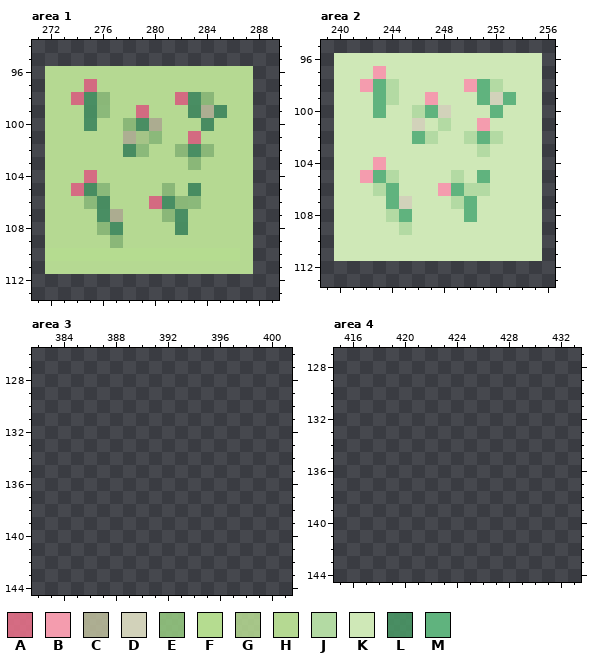
Two states of a pixel-art file, assets/cirno-(unfinished).aseprite. That is the earlier state.
512x512 pixels, 1 frame. Colours within 5 levels of each other are drawn and written as one. Shown: area 1: x 271..289, y 94..113; area 2: x 239..256, y 95..113; area 3: x 382..401, y 126..144; area 4: x 415..433, y 127..144. The commit also changed other parts of the picture, which this record leaves out.
Palette (. is transparent): A #ef738cd8  B #f49cae  C #c0c09ed8  D #d2d2ba  E #98cd82d8  F #b5dc90  G #b8dd94d8  H #b8dd94f9  J #b3daa3  K #cfe8b7  L #4a9b67d8  M #60b37e
Pixels before, area 1, first column x 272:
 96 HHHHHHHHHHHHHHHH
 97 HHHAHHHHHHHHHHHH
 98 HHALEHHHHHALEHHH
 99 HHHLEHHAHHHLCLHH
100 HHHLHHELCHHHLHHH
101 HHHHHHCGEHHAHHHH
102 HHHHHHLEHHELEHHH
103 HHHHHHHHHHHEHHHH
104 HHHAHHHHHHHHHHHH
105 HHALEHHHHEHLHHHH
106 HHHELHHHALEEHHHH
107 HHHHLCHHHELHHHHH
108 HHHHELHHHHLHHHHH
109 HHHHHEHHHHHHHHHH
110 FFFFFFFFFFFFFFFH
111 HHHHHHHHHHHHHHHH
Pixels before, area 2, first column x 240:
 96 KKKKKKKKKKKKKKKK
 97 KKKBKKKKKKKKKKKK
 98 KKBMJKKKKKBMJKKK
 99 KKKMJKKBKKKMDMKK
100 KKKMKKJMDKKKMKKK
101 KKKKKKDKJKKBKKKK
102 KKKKKKMJKKJMJKKK
103 KKKKKKKKKKKJKKKK
104 KKKBKKKKKKKKKKKK
105 KKBMJKKKKJKMKKKK
106 KKKJMKKKBMJJKKKK
107 KKKKMDKKKJMKKKKK
108 KKKKJMKKKKMKKKKK
109 KKKKKJKKKKKKKKKK
110 KKKKKKKKKKKKKKKK
111 KKKKKKKKKKKKKKKK
After the commit:
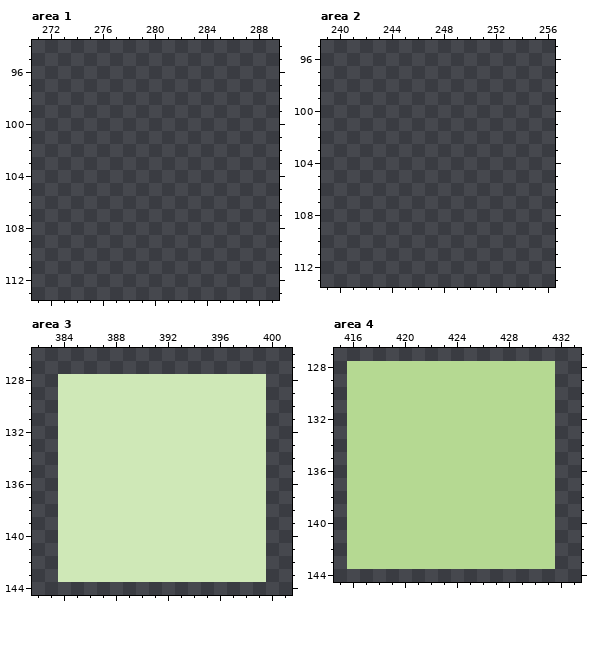
The exact change:
Area 1:
y 96: x 272..287 HHHHHHHHHHHHHHHH -> ................
y 97: x 272..287 HHHAHHHHHHHHHHHH -> ................
y 98: x 272..287 HHALEHHHHHALEHHH -> ................
y 99: x 272..287 HHHLEHHAHHHLCLHH -> ................
y 100: x 272..287 HHHLHHELCHHHLHHH -> ................
y 101: x 272..287 HHHHHHCGEHHAHHHH -> ................
y 102: x 272..287 HHHHHHLEHHELEHHH -> ................
y 103: x 272..287 HHHHHHHHHHHEHHHH -> ................
y 104: x 272..287 HHHAHHHHHHHHHHHH -> ................
y 105: x 272..287 HHALEHHHHEHLHHHH -> ................
y 106: x 272..287 HHHELHHHALEEHHHH -> ................
y 107: x 272..287 HHHHLCHHHELHHHHH -> ................
y 108: x 272..287 HHHHELHHHHLHHHHH -> ................
y 109: x 272..287 HHHHHEHHHHHHHHHH -> ................
y 110: x 272..287 FFFFFFFFFFFFFFFH -> ................
y 111: x 272..287 HHHHHHHHHHHHHHHH -> ................
Area 2:
y 96: x 240..255 KKKKKKKKKKKKKKKK -> ................
y 97: x 240..255 KKKBKKKKKKKKKKKK -> ................
y 98: x 240..255 KKBMJKKKKKBMJKKK -> ................
y 99: x 240..255 KKKMJKKBKKKMDMKK -> ................
y 100: x 240..255 KKKMKKJMDKKKMKKK -> ................
y 101: x 240..255 KKKKKKDKJKKBKKKK -> ................
y 102: x 240..255 KKKKKKMJKKJMJKKK -> ................
y 103: x 240..255 KKKKKKKKKKKJKKKK -> ................
y 104: x 240..255 KKKBKKKKKKKKKKKK -> ................
y 105: x 240..255 KKBMJKKKKJKMKKKK -> ................
y 106: x 240..255 KKKJMKKKBMJJKKKK -> ................
y 107: x 240..255 KKKKMDKKKJMKKKKK -> ................
y 108: x 240..255 KKKKJMKKKKMKKKKK -> ................
y 109: x 240..255 KKKKKJKKKKKKKKKK -> ................
y 110..111: x 240..255 KKKKKKKKKKKKKKKK -> ................
Area 3:
y 128..143: x 384..399 ................ -> KKKKKKKKKKKKKKKK
Area 4:
y 128..143: x 416..431 ................ -> HHHHHHHHHHHHHHHH
Pixel boxes of the changes (left, top, right, bottom) in both pictures:
erased: (45, 66, 253, 274)
erased: (334, 53, 542, 261)
added: (58, 374, 266, 582)
added: (347, 361, 555, 569)
